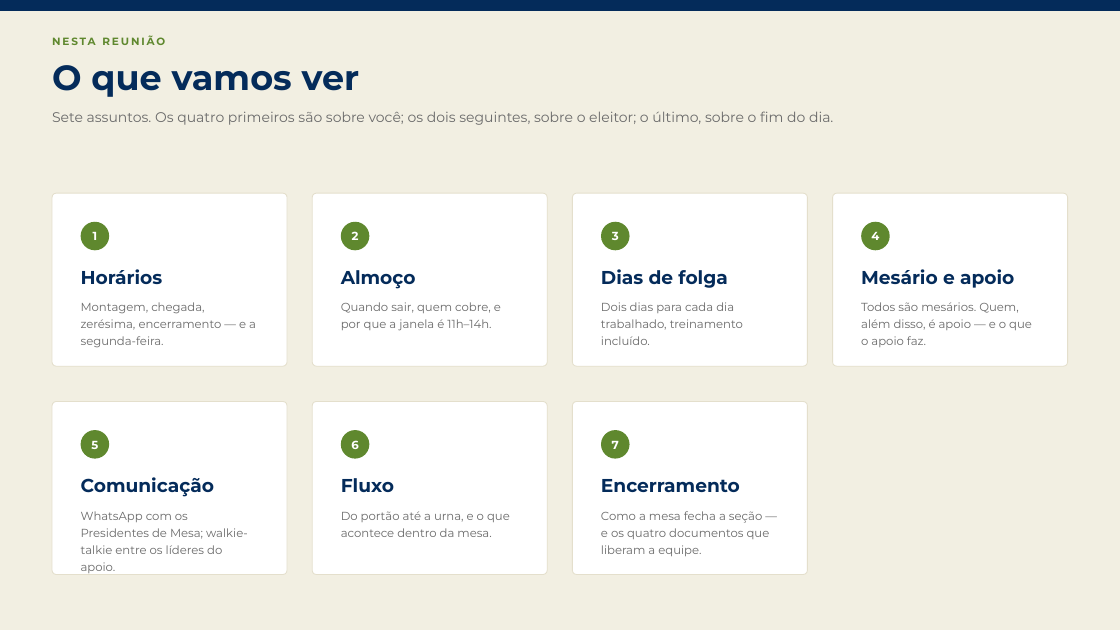
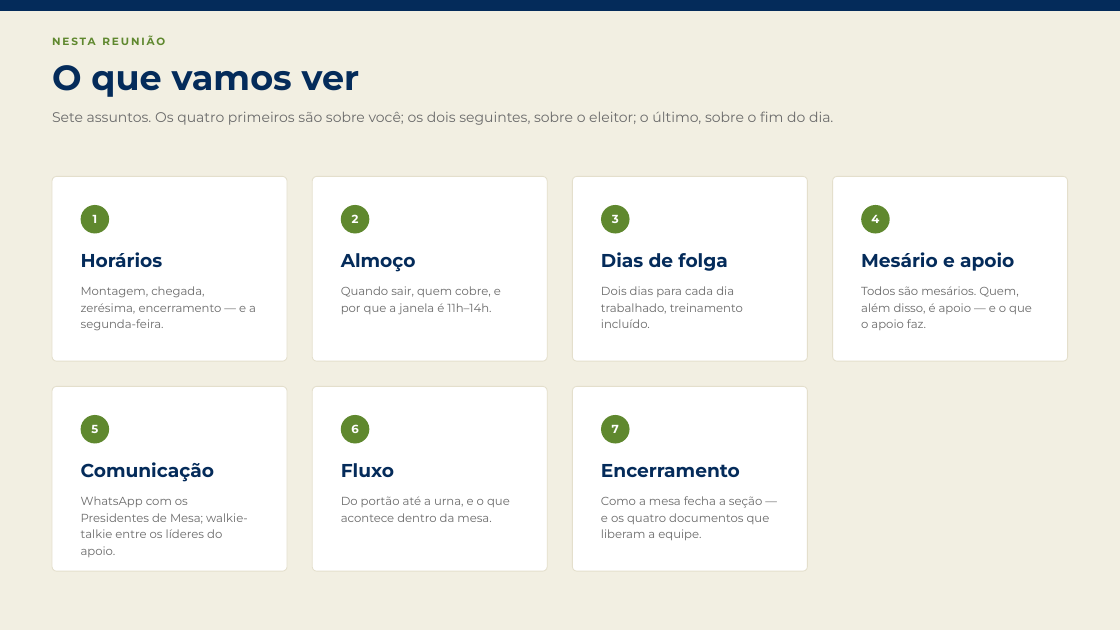
Before and after one commit to hamadmkalaf/dublineleicoesfinal, a slide deck: slide 2 of Apresentações/2026.10.19_Equipe Embaixada_Briefing.pptx. Drawn at 1120x630 pixels with LibreOffice and Linux fonts; fonts in the diff are those of the drawing. Boxes give left, top, right and bottom in pixels: in the first picture for what was removed or moved away, otherwise in the second. Text is boxed around its words. In the diff, an @@ line names an element or a change of style, - is before the commit and + after.

```diff
--- a/Apresentações/2026.10.19_Equipe Embaixada_Briefing.pptx
+++ b/Apresentações/2026.10.19_Equipe Embaixada_Briefing.pptx
@@ rounded rectangle: place and size @@
-rounded rectangle at (52, 193, 287, 366)
+rounded rectangle at (52, 176, 287, 361)
@@ rounded rectangle: place and size @@
-rounded rectangle at (313, 193, 548, 366)
+rounded rectangle at (313, 176, 548, 361)
@@ rounded rectangle: place and size @@
-rounded rectangle at (573, 193, 808, 366)
+rounded rectangle at (573, 176, 808, 361)
@@ rounded rectangle: place and size @@
-rounded rectangle at (833, 193, 1068, 366)
+rounded rectangle at (833, 176, 1068, 361)
@@ 14 texts, 7 ellipses: place and size @@
-14 texts, 7 ellipses at (81, 222, 1014, 497)
+14 texts, 7 ellipses at (81, 205, 1014, 482)
@@ text "Montagem, chegada, zerésima, encerramento — ...": place and size @@
-text "Montagem, chegada, zerésima, encerramento — ..." at (81, 302, 256, 347)
+text "Montagem, chegada, zerésima, encerramento — ..." at (81, 286, 256, 330)
@@ text "Quando sair, quem cobre, e ...": place and size @@
-text "Quando sair, quem cobre, e ..." at (341, 302, 501, 331)
+text "Quando sair, quem cobre, e ..." at (341, 286, 501, 315)
@@ text "Dois dias para cada dia ...": place and size @@
-text "Dois dias para cada dia ..." at (601, 302, 743, 345)
+text "Dois dias para cada dia ..." at (601, 286, 743, 328)
@@ text "Todos são mesários. Quem, além ...": place and size @@
-text "Todos são mesários. Quem, além ..." at (861, 302, 1032, 347)
+text "Todos são mesários. Quem, além ..." at (861, 286, 1032, 330)
@@ rounded rectangle: place and size @@
-rounded rectangle at (52, 402, 287, 575)
+rounded rectangle at (52, 386, 287, 571)
@@ rounded rectangle: place and size @@
-rounded rectangle at (313, 402, 548, 575)
+rounded rectangle at (313, 386, 548, 571)
@@ rounded rectangle: place and size @@
-rounded rectangle at (573, 402, 808, 575)
+rounded rectangle at (573, 386, 808, 571)
@@ text "WhatsApp com os Presidentes de ...": place and size @@
-text "WhatsApp com os Presidentes de ..." at (81, 511, 248, 573)
+text "WhatsApp com os Presidentes de ..." at (81, 496, 248, 557)
@@ text "Do portão até a urna, ...": place and size @@
-text "Do portão até a urna, ..." at (341, 511, 510, 537)
+text "Do portão até a urna, ..." at (341, 496, 510, 522)
@@ text "Como a mesa fecha a ...": place and size @@
-text "Como a mesa fecha a ..." at (601, 511, 770, 556)
+text "Como a mesa fecha a ..." at (601, 496, 770, 540)
```
Also in this commit, not shown: 2 other files.
